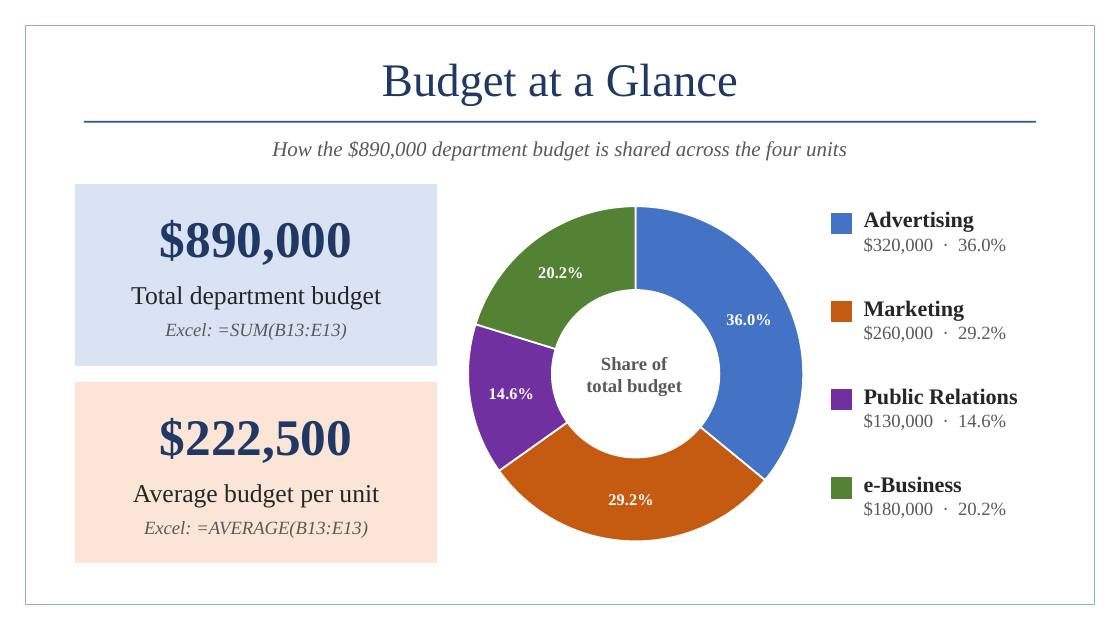
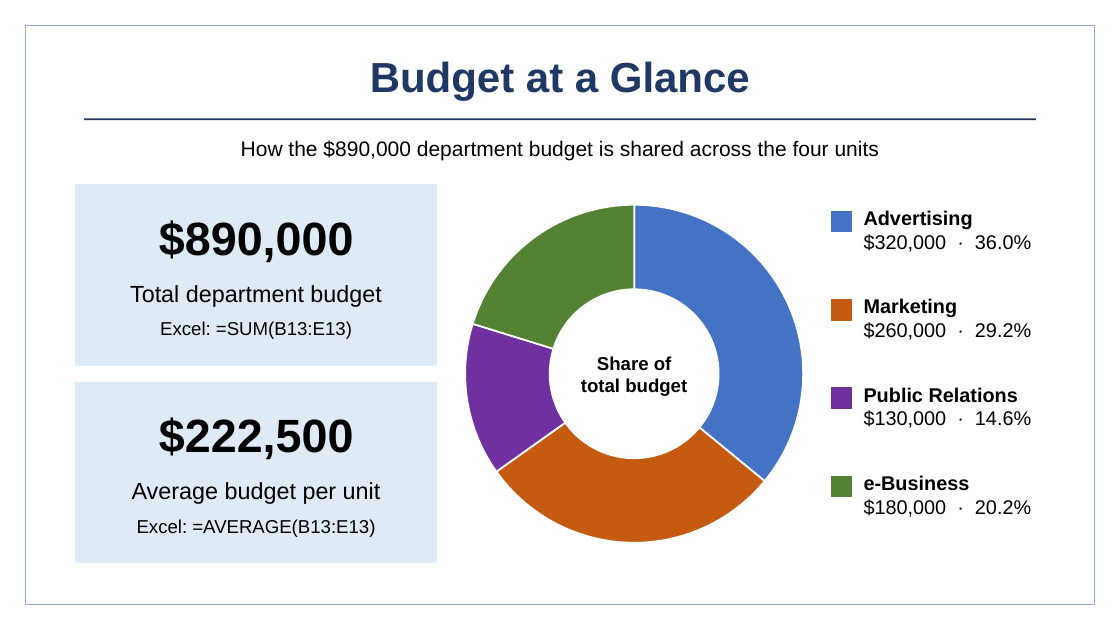
Before and after one commit to BadboyVee/BlackHoleeee, a slide deck: slide 2 of marketing-budget/Marketing_Department_Budget.pptx. Drawn at 1120x630 pixels with LibreOffice and Linux fonts; fonts in the diff are those of the drawing. Boxes give left, top, right and bottom in pixels: in the first picture for what was removed or moved away, otherwise in the second. Text is boxed around its words. In the diff, an @@ line names an element or a change of style, - is before the commit and + after.

```diff
--- a/marketing-budget/Marketing_Department_Budget.pptx
+++ b/marketing-budget/Marketing_Department_Budget.pptx
@@ text "Budget at a Glance" at <box>370,61,750,100</box>: size 40 to 36 pt, font Times New Roman to Arial, bold on @@
@@ line (84, 119) - (1036, 119): stroke #2F5597 1.5 pt to #1F3864 1.5 pt @@
@@ text "$890,000" at <box>159,220,354,263</box>: size 44 to 40 pt, font Times New Roman to Arial, text colour #1F3864 to #000000 @@
@@ rectangle at <box>76,185,437,365</box>: fill #DAE3F3 to #DEEBF7; outline #DAE3F3 1 pt to #DEEBF7 1 pt @@
@@ doughnut chart at <box>454,193,815,555</box> @@
@@ Series 1, Marketing: 29.2 to 29 @@
@@ Series 1, Public Relations: 14.6 to 15 @@
@@ Series 1, e-Business: 20.2 to 20 @@
@@ data labels of Series 1 changed @@
@@ lettering changed @@
@@ text "Advertising" at <box>864,210,1031,252</box>: size 19 to 17 pt, text colour #262626 to #000000 in "Advertising"; font Times New Roman to Arial; size 16 to 17 pt, text colour #595959 to #000000 in "$320,000 · 36.0%" @@
@@ text "Total department budget" at <box>130,285,381,307</box>: size 22 to 20 pt, font Times New Roman to Arial, text colour #262626 to #000000 @@
@@ text "Marketing" at <box>864,298,1031,340</box>: size 19 to 17 pt, text colour #262626 to #000000 in "Marketing"; font Times New Roman to Arial; size 16 to 17 pt, text colour #595959 to #000000 in "$260,000 · 29.2%" @@
@@ text "Share of" at <box>581,356,687,396</box>: font Times New Roman to Arial, text colour #595959 to #000000 @@
@@ rectangle at <box>76,382,437,563</box>: fill #FBE5D6 to #DEEBF7; outline #FBE5D6 1 pt to #DEEBF7 1 pt @@
@@ text "Public Relations" at <box>864,387,1031,428</box>: size 19 to 17 pt, text colour #262626 to #000000 in "Public Relations"; font Times New Roman to Arial; size 16 to 17 pt, text colour #595959 to #000000 in "$130,000 · 14.6%" @@
@@ text "$222,500" at <box>159,417,354,460</box>: size 44 to 40 pt, font Times New Roman to Arial, text colour #1F3864 to #000000 @@
@@ text "Average budget per unit" at <box>132,482,381,504</box>: size 22 to 20 pt, font Times New Roman to Arial, text colour #262626 to #000000 @@
@@ text "e-Business" at <box>864,475,1031,517</box>: size 19 to 17 pt, text colour #262626 to #000000 in "e-Business"; font Times New Roman to Arial; size 16 to 17 pt, text colour #595959 to #000000 in "$180,000 · 20.2%" @@
@@ font Times New Roman to Arial, text colour #595959 to #000000, italic off in 3 elements at <box>241,140,879,160</box>, <box>160,321,352,339</box>, <box>137,519,375,537</box> @@
```
Also in this commit, not shown: 8 other slides changed, 4 other files.
